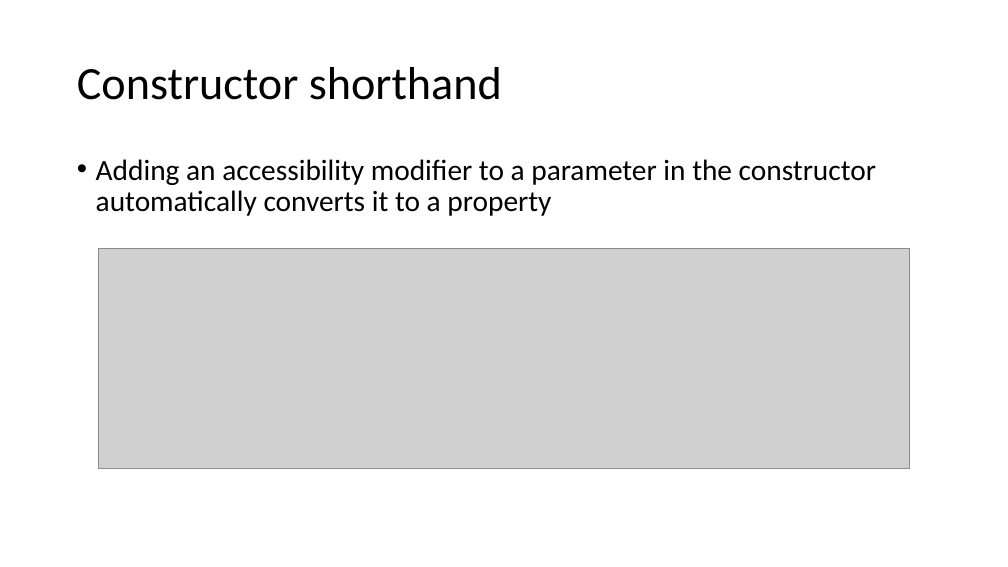
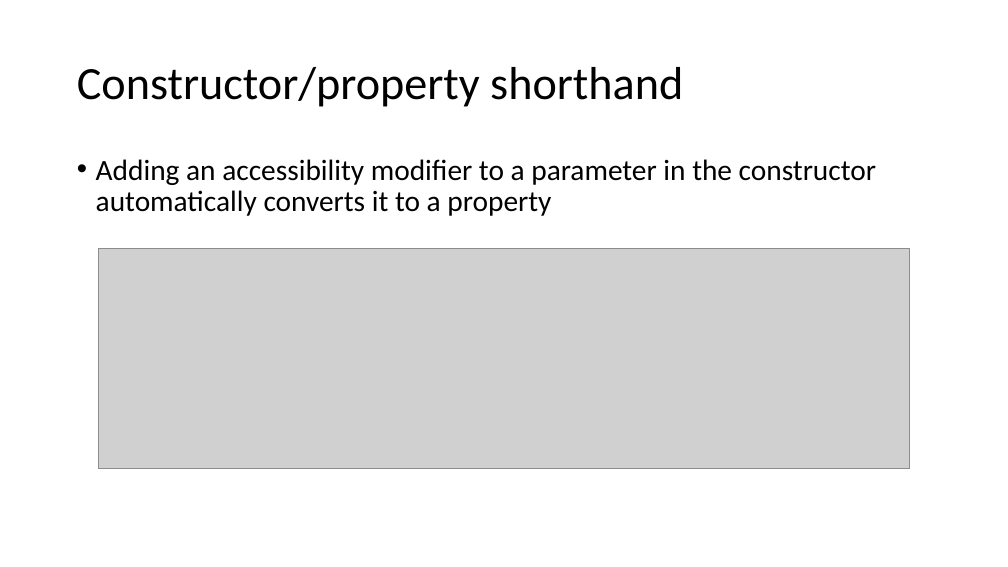
Before and after one commit to schneidenbach/Angular2-AspNetCore-TypeScript-Workshop, a slide deck: slide 15 of slides/1 - TypeScript.pptx. Drawn at 1008x567 pixels with LibreOffice and Linux fonts; fonts in the diff are those of the drawing; grey boxes stand for pictures. Boxes give left, top, right and bottom in pixels: in the first picture for what was removed or moved away, otherwise in the second. Text is boxed around its words. In the diff, an @@ line names an element or a change of style, - is before the commit and + after.

```diff
--- a/slides/1 - TypeScript.pptx
+++ b/slides/1 - TypeScript.pptx
@@ title at box(77, 67, 683, 107): text changed @@
-Constructor shorthand
+Constructor/property shorthand
```
Also in this commit, not shown: 2 other slides changed, 14 other files.
